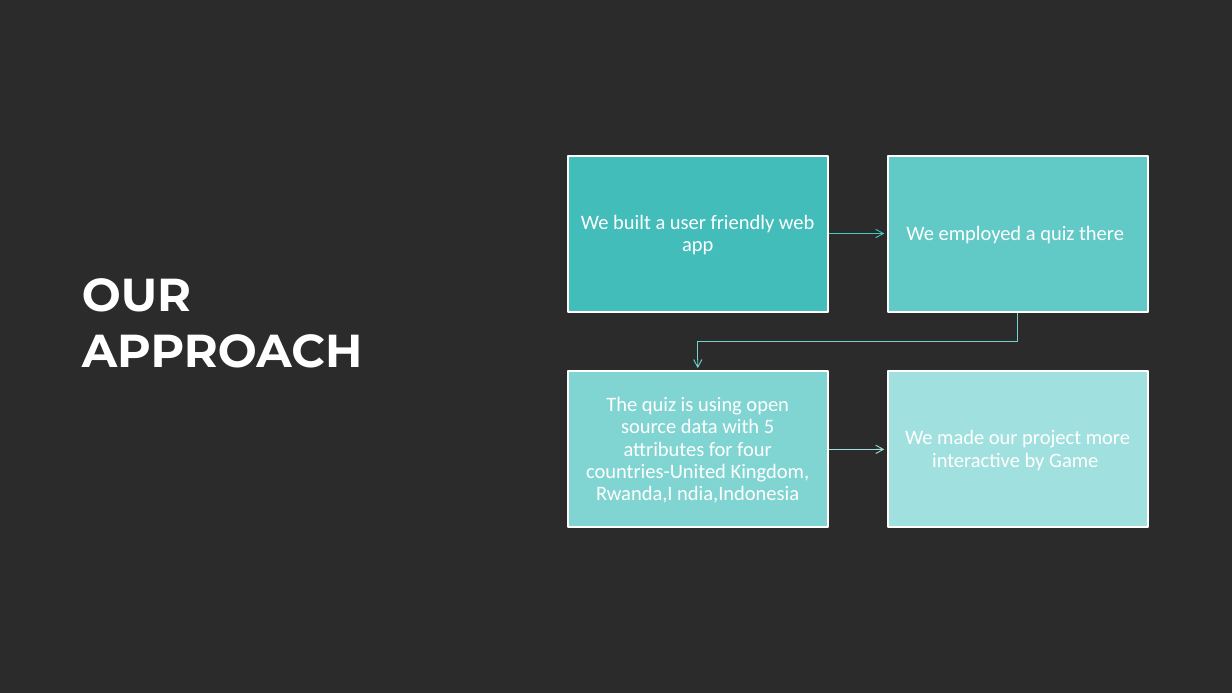
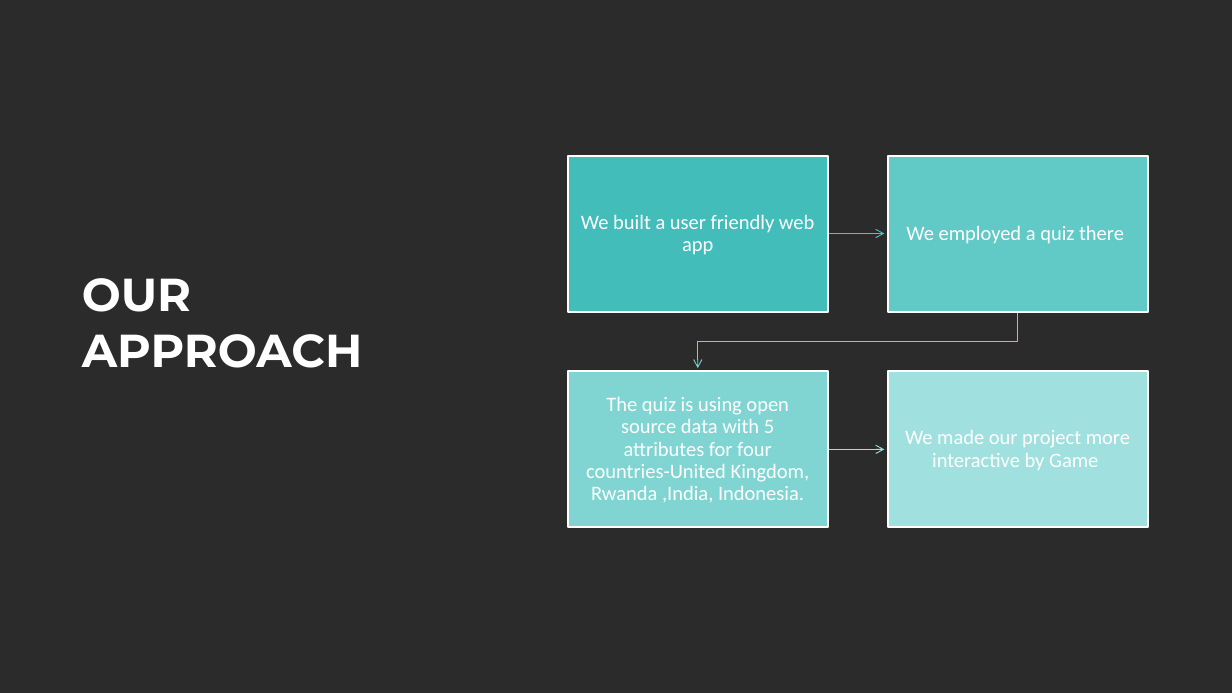
Before and after one commit to glasgow2017/team-5, a slide deck: slide 4 of codeforhood.pptx. Drawn at 1232x693 pixels with LibreOffice and Linux fonts; fonts in the diff are those of the drawing; background and template pictures are left out; a plain dark background stands for a picture behind light text. Boxes give left, top, right and bottom in pixels: in the first picture for what was removed or moved away, otherwise in the second. Text is boxed around its words. In the diff, an @@ line names an element or a change of style, - is before the commit and + after.

```diff
--- a/codeforhood.pptx
+++ b/codeforhood.pptx
@@ text at (586,397,810,502): text changed @@
-The quiz is using open source data with 5 attributes for four countries-United Kingdom, Rwanda,I ndia,Indonesia
+The quiz is using open source data with 5 attributes for four countries-United Kingdom, Rwanda ,India, Indonesia.
```
Also in this commit, not shown: 5 other slides changed, 1 slide added, 1 slide removed.
